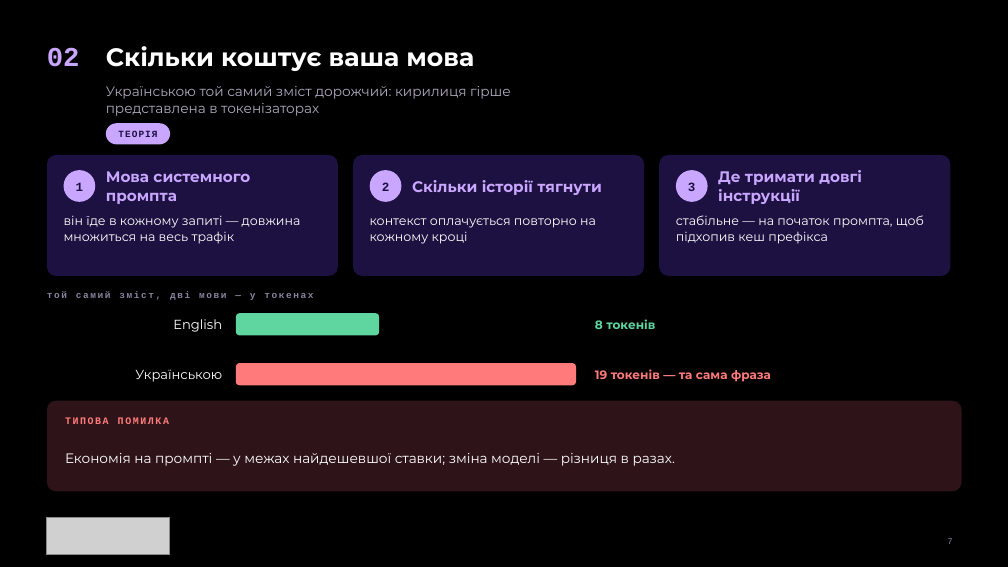
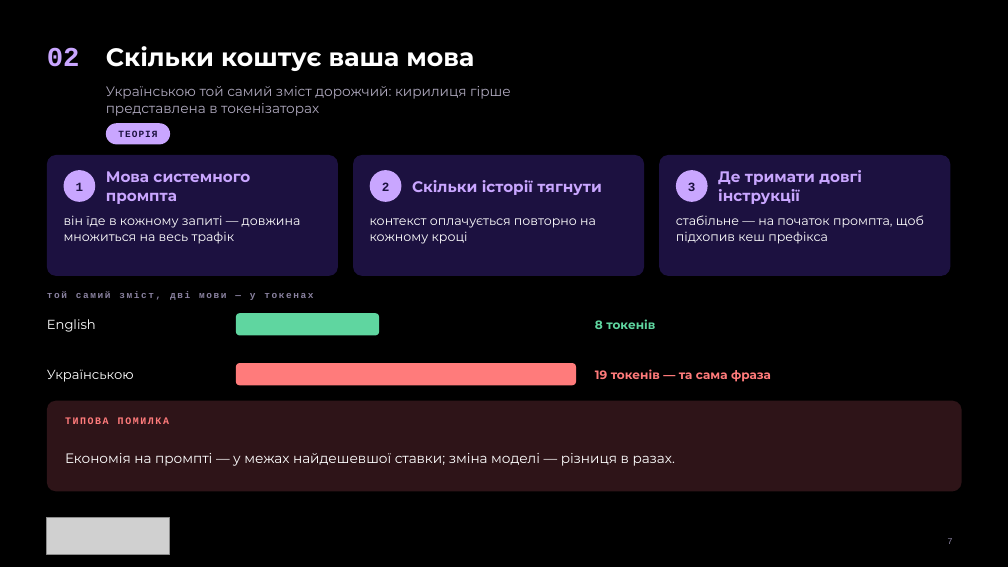
Before and after one commit to TarasFedorenkoFTV/llmops-bootcamp, a slide deck: slide 7 of docs/decks/L04.pptx. Drawn at 1008x567 pixels with LibreOffice and Linux fonts; fonts in the diff are those of the drawing; grey boxes stand for pictures; background and template pictures are left out. Boxes give left, top, right and bottom in pixels: in the first picture for what was removed or moved away, otherwise in the second. Text is boxed around its words. In the diff, an @@ line names an element or a change of style, - is before the commit and + after.

```diff
--- a/docs/decks/L04.pptx
+++ b/docs/decks/L04.pptx
@@ text "English" at [47,319,96,332]: alignment right to left @@
@@ text "Українською" at [47,369,134,382]: alignment right to left @@
```
Also in this commit, not shown: 2 other slides changed, 14 other files.
